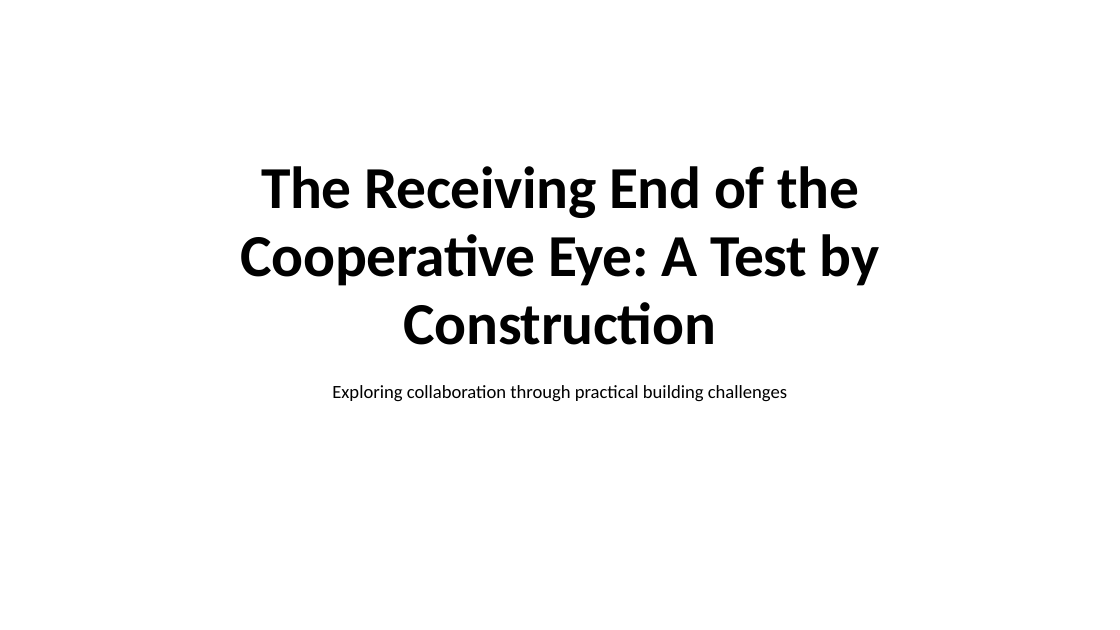
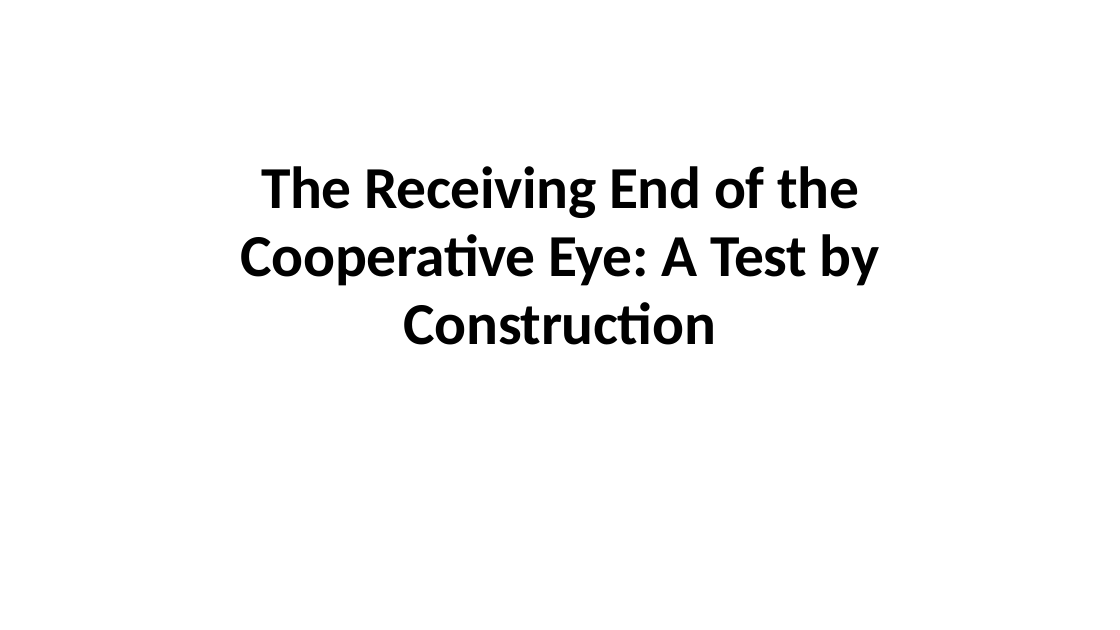
Before and after one commit to schmettow/yet_biomim, a slide deck: slide 1 of YET_CEHR.pptx. Drawn at 1120x630 pixels with LibreOffice and Linux fonts; fonts in the diff are those of the drawing. Boxes give left, top, right and bottom in pixels: in the first picture for what was removed or moved away, otherwise in the second. Text is boxed around its words. In the diff, an @@ line names an element or a change of style, - is before the commit and + after.

```diff
--- a/YET_CEHR.pptx
+++ b/YET_CEHR.pptx
@@ subtitle removed at [332,385,787,402] @@
-Exploring collaboration through practical building challenges
```
Also in this commit, not shown: 1 other slide changed.
